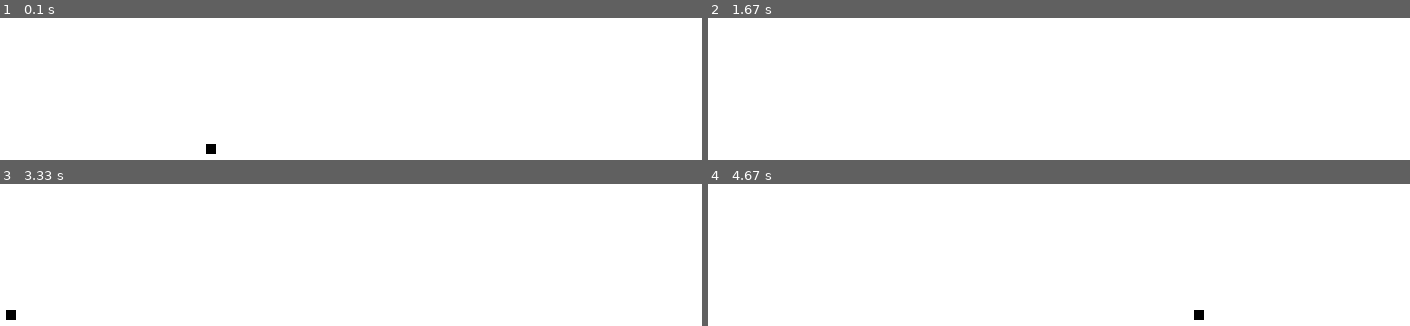
Above: before the commit, frames 1-4 (two rows, left to right).
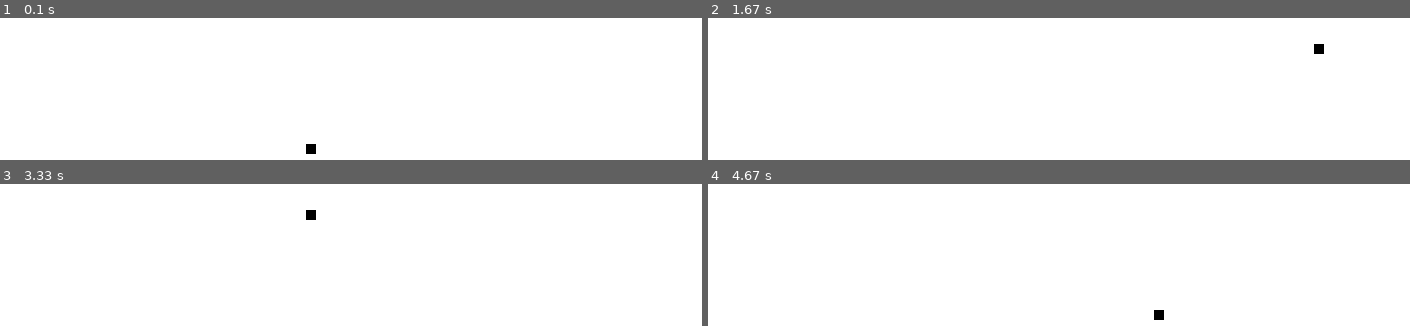
Above: after the commit, the same moments.

Repository: AleksanderTom/Pygame-tests
Game: pygame game, started from snake.py
Same seed, same stepped clock (60 frames per second), same inputs: the game is played once before the commit and once after it.
Inputs:
- Up to frame 1 (0.1 s): no input
- Up to frame 2 (1.67 s): hold Right 0.33-0.8 s; hold Up 0.83-1.13 s; hold Right 1.17-1.63 s
- Up to frame 3 (3.33 s): hold Left 1.67-2.2 s; hold Down 2.23-2.53 s; hold Left 2.57-2.97 s; hold Up from 3 s (still down)
- Up to frame 4 (4.67 s): release Up at 3.37 s; hold Right 3.4-4.03 s; hold Down 4.07-4.43 s; hold Left from 4.47 s (still down)

The runs differ from the first frame. In frame 1, 0.2% of the frame differs, in the area x 29-46%, y 88-96%; in frame 2, 0.1%; in frame 3, 0.2%; in frame 4, 0.2%.

Commit message:
added fps's and fixed hardcoding

Diff:
--- a/snake.py
+++ b/snake.py
@@ -6,15 +6,21 @@
 black = (0, 0, 0)
 red = (255, 0, 0)
 
-
-gameDisplay = pygame.display.set_mode((800, 600))
+display_width = 800
+display_height = 600
+gameDisplay = pygame.display.set_mode((display_width, display_height))
 pygame.display.set_caption('Snake')
 
 gameExit = False
 
-lead_x = 300
-lead_y = 300
+lead_x = display_width / 2
+lead_y = display_height / 2
 lead_x_change = 0
+lead_y_change = 0
+block_size = 10
+FPS = 30
+
+clock = pygame.time.Clock()
 
 
 while not gameExit:
@@ -23,15 +29,29 @@
             gameExit = True
         if event.type == pygame.KEYDOWN:
             if event.key == pygame.K_LEFT:
-                lead_x_change = -10
-            if event.key == pygame.K_RIGHT:
-                lead_x_change = 10
+                lead_x_change = -block_size
+                lead_y_change = 0
+            elif event.key == pygame.K_RIGHT:
+                lead_x_change = block_size
+                lead_y_change = 0
+            elif event.key == pygame.K_UP:
+                lead_x_change = 0
+                lead_y_change = -block_size
+            elif event.key == pygame.K_DOWN:
+                lead_x_change = 0
+                lead_y_change = block_size
+
+    if lead_x >= display_width or lead_x <= 0 or lead_y <= 0 or lead_y >= display_height:
+        gameExit = True
 
     lead_x += lead_x_change
+    lead_y += lead_y_change
 
     gameDisplay.fill(white)
-    pygame.draw.rect(gameDisplay, black, [lead_x, lead_y, 10, 10])
+    pygame.draw.rect(gameDisplay, black, [lead_x, lead_y, block_size, block_size])
     pygame.display.update()
+
+    clock.tick(FPS)
 
 pygame.quit()
 quit()
